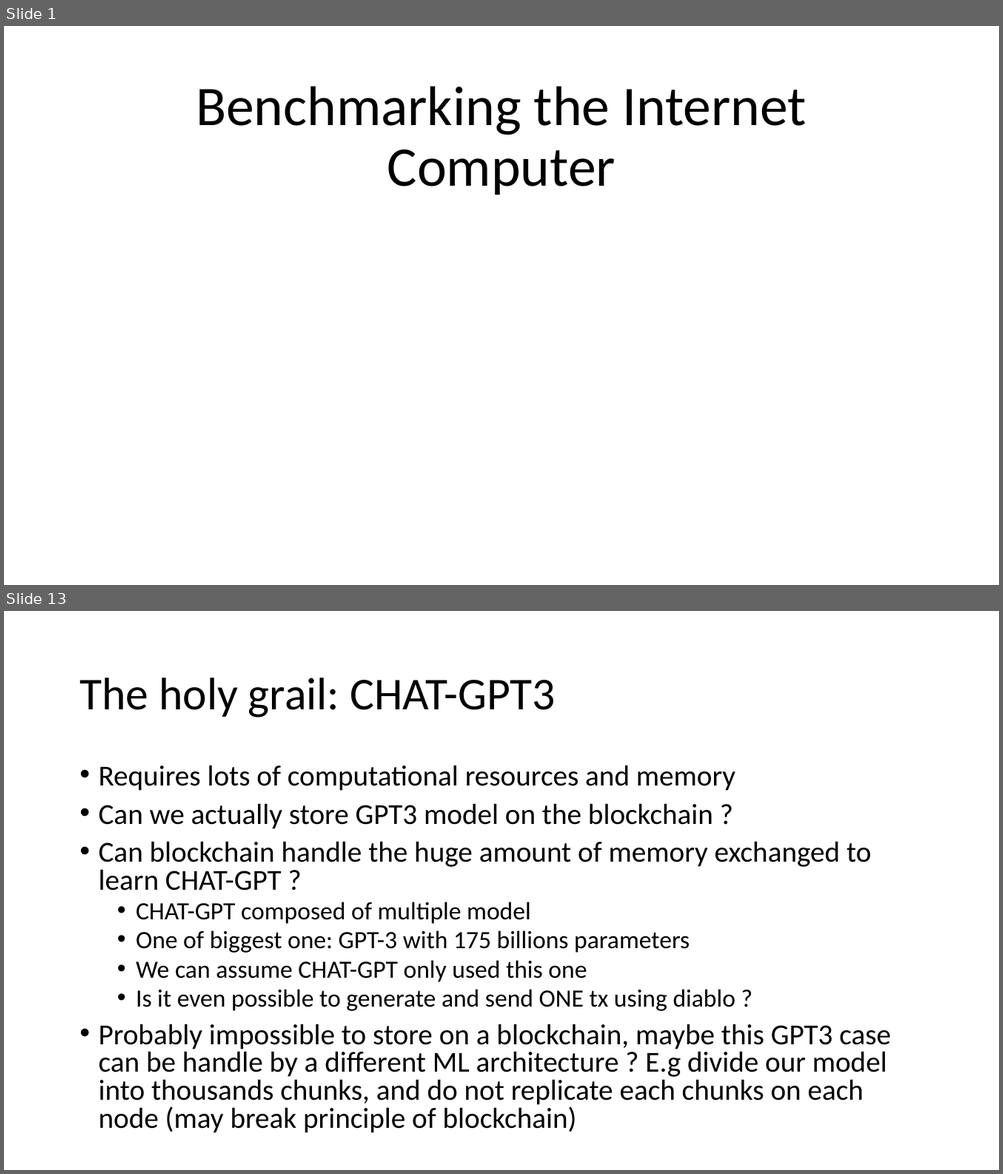
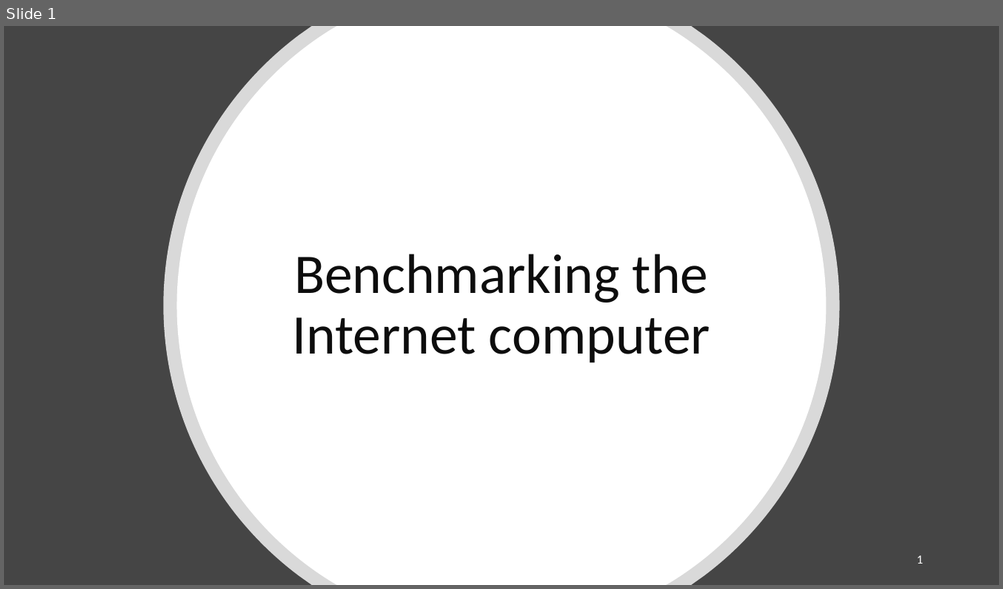
Before and after one commit to douglasbouchet/ML_on_blockchain, a slide deck: Presentation.pptx. Shown one above the other, each under a label of ours: slides 1 and 13 before the commit, slide 1 after it; the slides between them are not shown. The pictures are 1003x1174 and 1003x589 pixels, drawn with LibreOffice and Linux fonts; fonts in the diff are those of the drawing. Boxes give left, top, right and bottom in pixels: in the first picture for what was removed or moved away, otherwise in the second. Text is boxed around its words. In the diff, an @@ line names an element or a change of style, - is before the commit and + after.

```diff
--- a/Presentation.pptx
+++ b/Presentation.pptx
@@ slide 13 removed at (x1=4, y1=611, x2=999, y2=1170), background #FFFFFF @@
@@ title removed at (x1=79, y1=678, x2=555, y2=718) @@
-The holy grail: CHAT-GPT3
@@ text removed at (x1=99, y1=765, x2=891, y2=1133) @@
-• Requires lots of computational resources and memory
-• Can we actually store GPT3 model on the blockchain ?
-• Can blockchain handle the huge amount of memory exchanged to learn CHAT-GPT ?
-  • CHAT-GPT composed of multiple model
-  • One of biggest one: GPT-3 with 175 billions parameters
-  • We can assume CHAT-GPT only used this one
-  • Is it even possible to generate and send ONE tx using diablo ?
-• Probably impossible to store on a blockchain, maybe this GPT3 case can be handle by a different ML architecture ? E.g divide our model into thousands chunks, and do not replicate each chunks on each node (may break principle of blockchain)
@@ slide 1 changed as well @@
@@ background #FFFFFF to #454545 @@
@@ freeform shape added at (x1=164, y1=26, x2=839, y2=585), fill #FFFFFF at 80% opacity @@
@@ freeform shape added at (x1=177, y1=26, x2=826, y2=585), fill #FFFFFF @@
@@ title "Benchmarking the Internet computer" at (x1=292, y1=254, x2=710, y2=363): vertical alignment bottom to middle @@
@@ title at (x1=292, y1=254, x2=710, y2=363): text changed; text colour #000000 to #0D0D0D @@
-Benchmarking the Internet Computer
+Benchmarking the Internet computer
@@ page number added at (x1=916, y1=556, x2=922, y2=564), 12 pt, text #FFFFFF @@
+1
```
Also in this commit, not shown: 14 slides added, 13 other slides removed, 10 other files.
